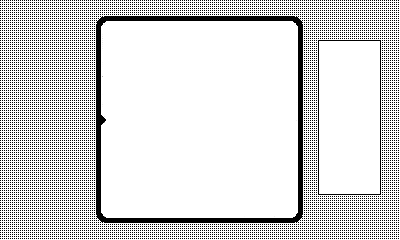
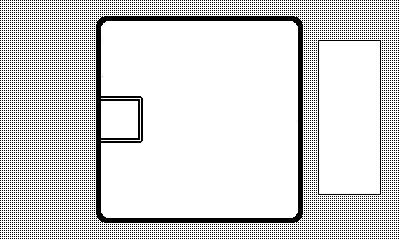
Comparing the layer stacks of the two 400px x 240px images. Changes:
painted on "Dithering" over box(102, 114, 105, 125)
painted on "gameSceneMask.png" over box(101, 96, 143, 143)
